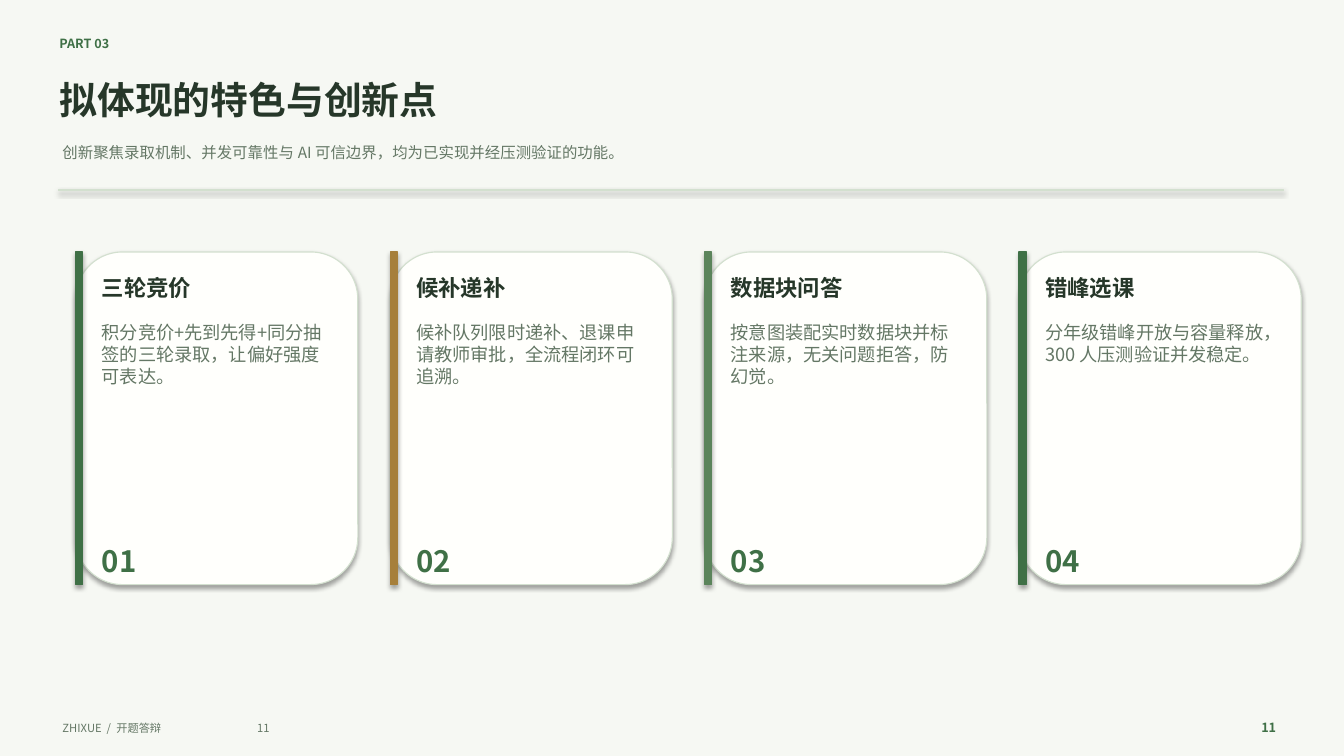
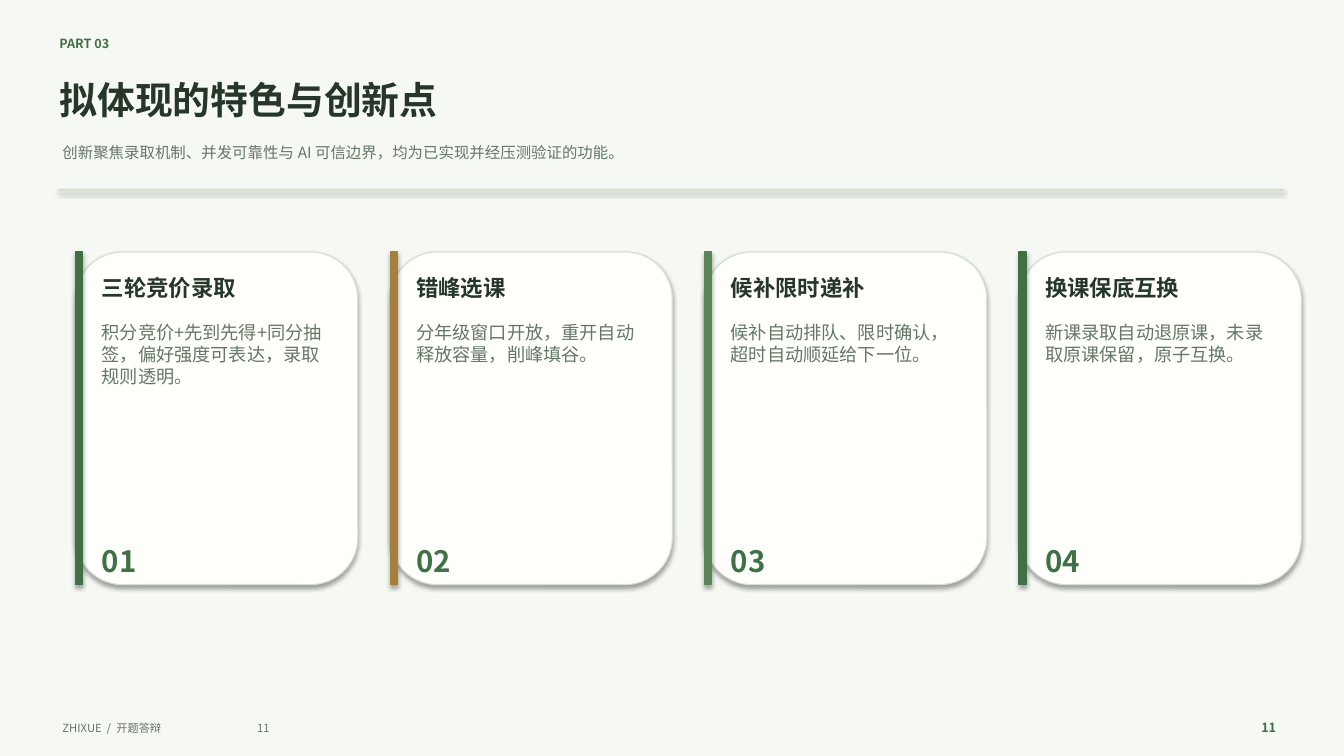
Before and after one commit to ghy366/--zhixue, a slide deck: slide 11 of docs/智学选课_开题答辩_浅色森林绿主题.pptx. Drawn at 1344x756 pixels with LibreOffice and Linux fonts; fonts in the diff are those of the drawing. Boxes give left, top, right and bottom in pixels: in the first picture for what was removed or moved away, otherwise in the second. Text is boxed around its words. In the diff, an @@ line names an element or a change of style, - is before the commit and + after.

```diff
--- a/docs/智学选课_开题答辩_浅色森林绿主题.pptx
+++ b/docs/智学选课_开题答辩_浅色森林绿主题.pptx
@@ text at [102, 277, 236, 298]: text changed @@
-三轮竞价
+三轮竞价录取
@@ text at [416, 277, 505, 298]: text changed @@
-候补递补
+错峰选课
@@ text at [731, 277, 865, 298]: text changed @@
-数据块问答
+候补限时递补
@@ text at [1045, 277, 1179, 298]: text changed @@
-错峰选课
+换课保底互换
@@ text at [102, 324, 322, 385]: text changed @@
-积分竞价+先到先得+同分抽签的三轮录取，让偏好强度可表达。
+积分竞价+先到先得+同分抽签，偏好强度可表达，录取规则透明。
@@ text at [416, 324, 634, 363]: text changed @@
-候补队列限时递补、退课申请教师审批，全流程闭环可追溯。
+分年级窗口开放，重开自动释放容量，削峰填谷。
@@ text at [731, 323, 949, 363]: text changed @@
-按意图装配实时数据块并标注来源，无关问题拒答，防幻觉。
+候补自动排队、限时确认，超时自动顺延给下一位。
@@ text at [1045, 324, 1263, 363]: text changed @@
-分年级错峰开放与容量释放，300 人压测验证并发稳定。
+新课录取自动退原课，未录取原课保留，原子互换。
```
Also in this commit, not shown: 9 other slides changed, 1 slide added.
